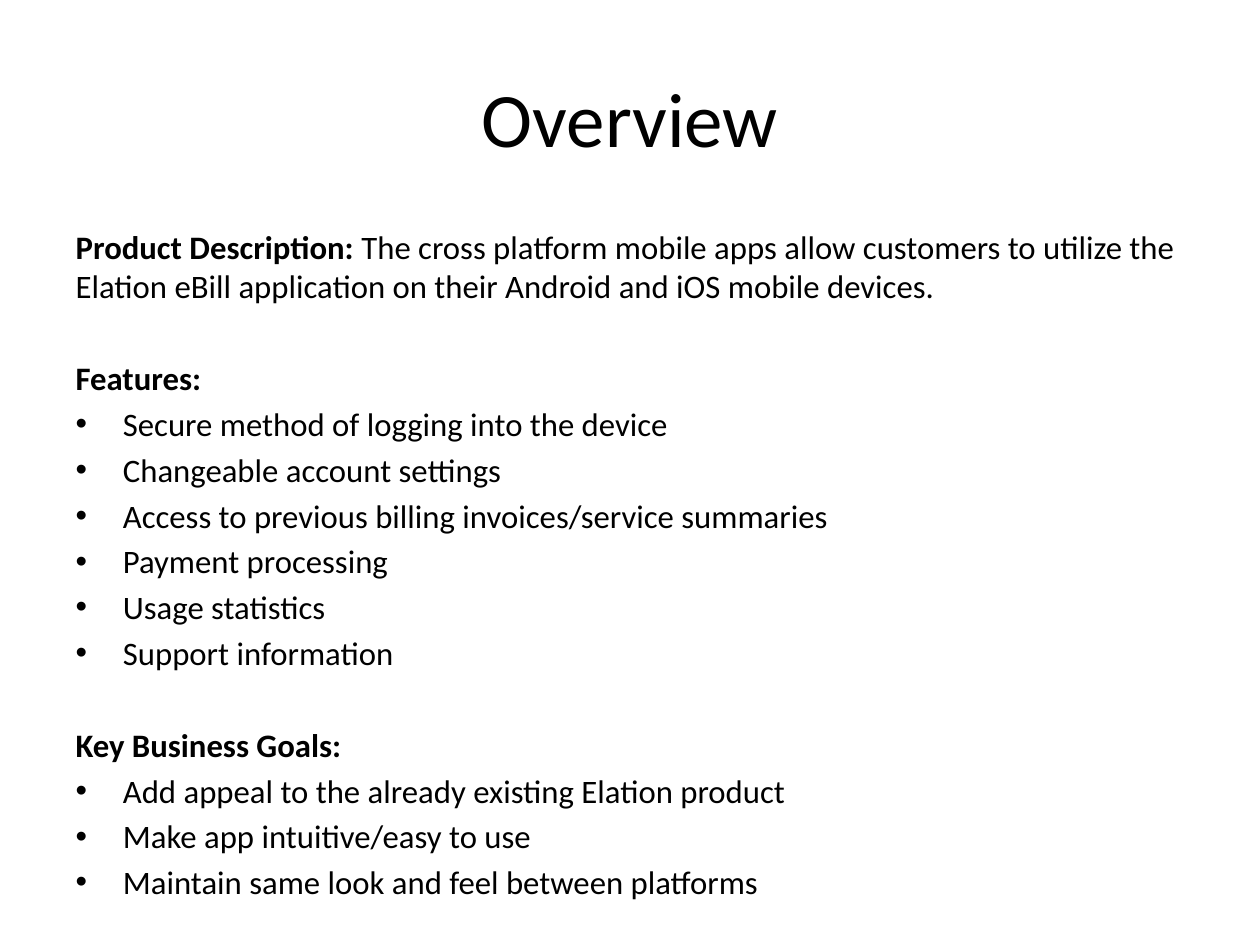
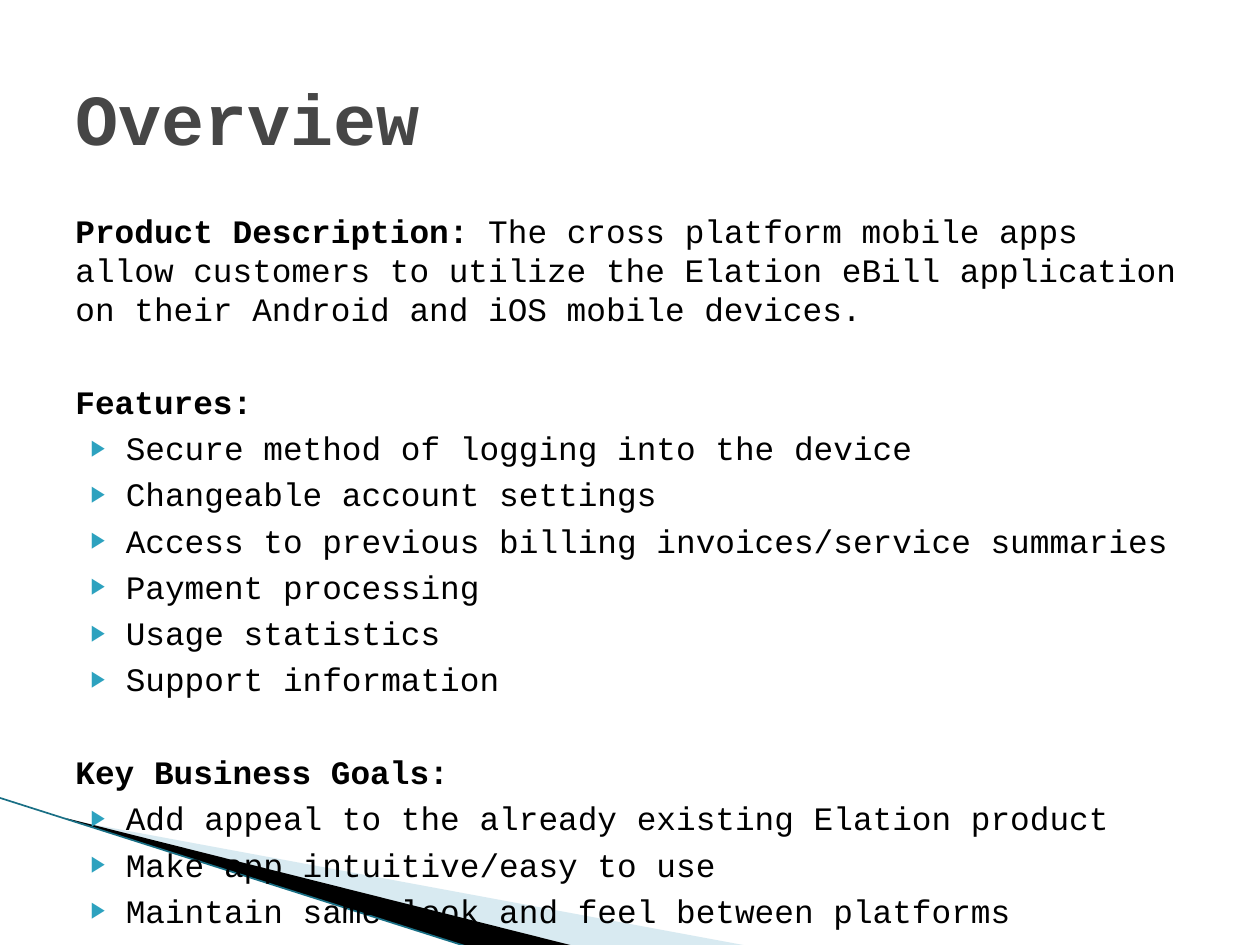
Before and after one commit to SDSMT-CSC/ECPMA, a slide deck: slide 2 of Documentation/Presentation1.pptx. Drawn at 1260x945 pixels with LibreOffice and Linux fonts; fonts in the diff are those of the drawing; background and template pictures are left out. Boxes give left, top, right and bottom in pixels: in the first picture for what was removed or moved away, otherwise in the second. Text is boxed around its words. In the diff, an @@ line names an element or a change of style, - is before the commit and + after.

```diff
--- a/Documentation/Presentation1.pptx
+++ b/Documentation/Presentation1.pptx
@@ title "Overview" at box(75, 94, 419, 146): size 44 to 41 pt, font Calibri to Courier New, text colour #000000 to #464646, bold on; alignment centre to left @@
@@ text "Product Description: The cross platform ...": place and size @@
-text "Product Description: The cross platform ..." at box(76, 236, 1173, 854)
+text "Product Description: The cross platform ..." at box(75, 219, 1176, 932)
@@ text "Product Description: The cross platform ..." at box(75, 219, 1176, 932): font Calibri to Courier New; bullet • to ▶ @@
@@ line added from (0, 798) to (467, 945), #97C5D8 0.95 pt @@
@@ freeform shape added at box(67, 818, 576, 945), fill #000000 @@
@@ freeform shape added at box(69, 819, 750, 945), fill #A0CBDC at 40% opacity @@
```
Also in this commit, not shown: 5 other slides changed, 3 slides added, 1 slide removed.
